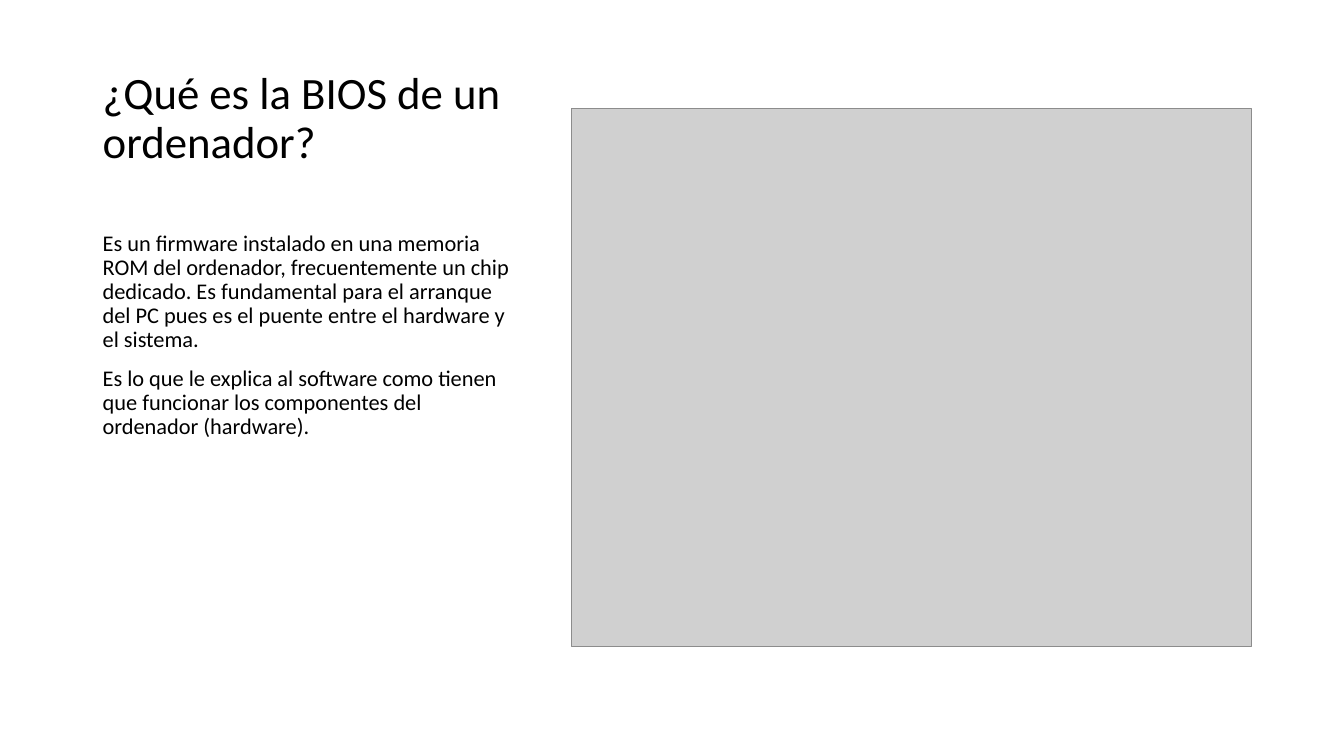
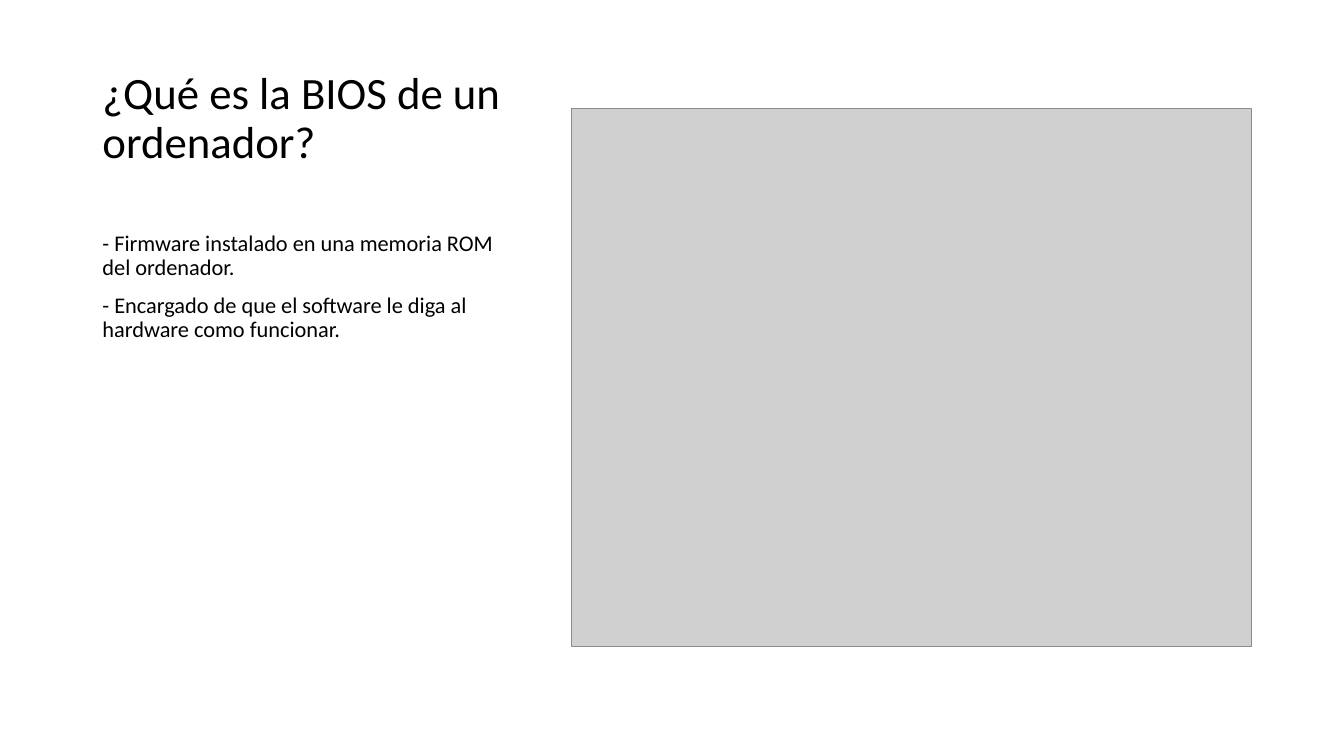
Before and after one commit to LuisArroyoCaballero/sistemas-informaticos_daw1, a slide deck: slide 2 of Presentación.pptx. Drawn at 1344x756 pixels with LibreOffice and Linux fonts; fonts in the diff are those of the drawing; grey boxes stand for pictures. Boxes give left, top, right and bottom in pixels: in the first picture for what was removed or moved away, otherwise in the second. Text is boxed around its words. In the diff, an @@ line names an element or a change of style, - is before the commit and + after.

Commit message:
Modificada presentacion_BIOS

```diff
--- a/Presentación.pptx
+++ b/Presentación.pptx
@@ text at (102,235,493,337): text changed @@
-Es un firmware instalado en una memoria ROM del ordenador, frecuentemente un chip dedicado. Es fundamental para el arranque del PC pues es el puente entre el hardware y el sistema.
-Es lo que le explica al software como tienen que funcionar los componentes del ordenador (hardware).
+- Firmware instalado en una memoria ROM del ordenador.
+- Encargado de que el software le diga al hardware como funcionar.
```
Also in this commit, not shown: 4 other slides changed.
